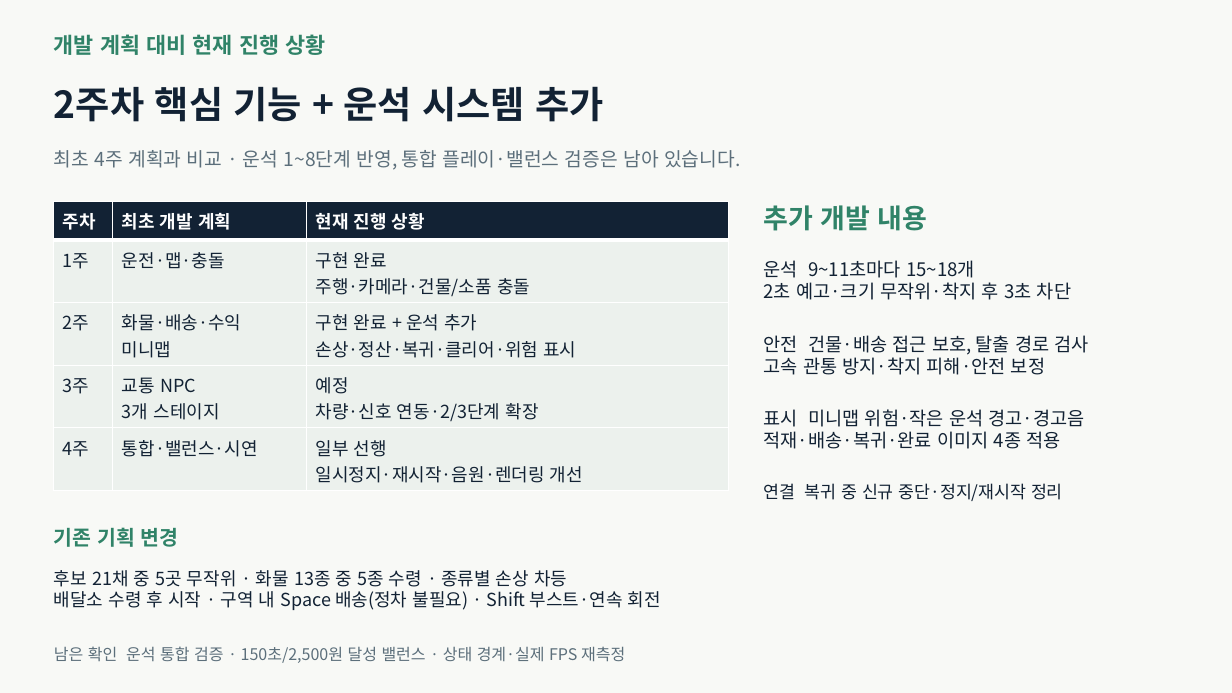
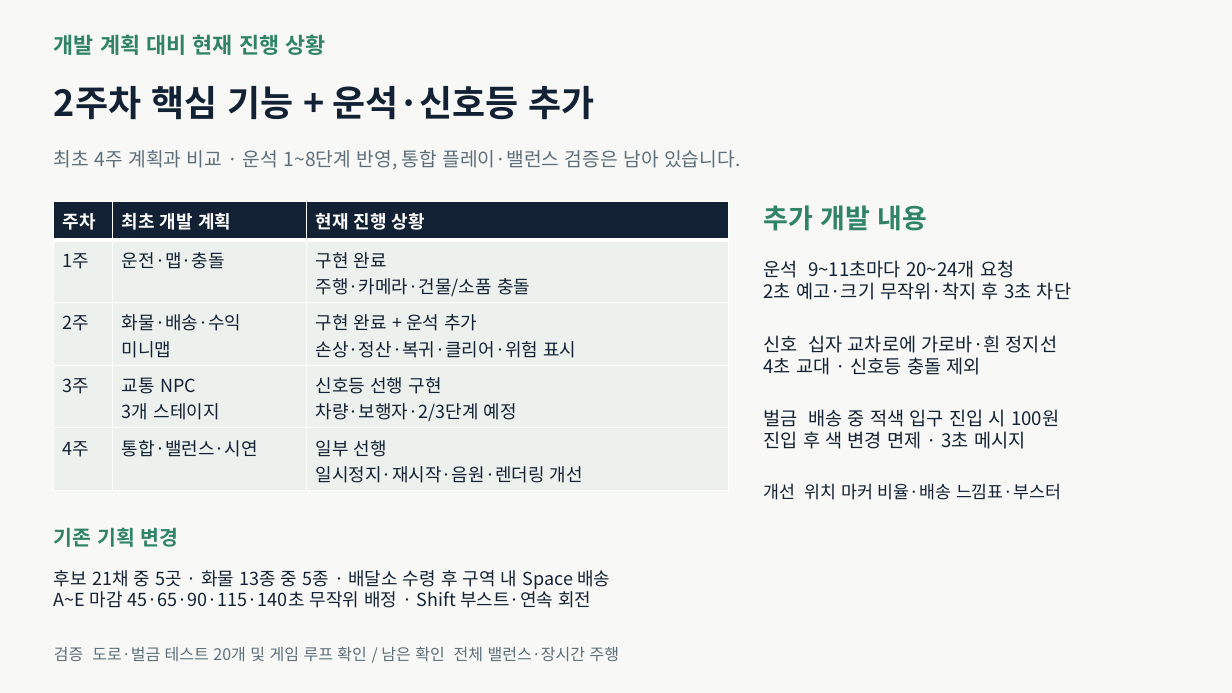
Before and after one commit to seo-spec/2Dgame-Delivery, a slide deck: slide 2 of data/docs/골목길_퀵배송_2주차_개발보고.pptx. Drawn at 1232x693 pixels with LibreOffice and Linux fonts; fonts in the diff are those of the drawing. Boxes give left, top, right and bottom in pixels: in the first picture for what was removed or moved away, otherwise in the second. Text is boxed around its words. In the diff, an @@ line names an element or a change of style, - is before the commit and + after.

Commit message:
정리: 기획서·2주차 보고서에 신호등과 벌금 및 최신 개발 내용 반영

```diff
--- a/data/docs/골목길_퀵배송_2주차_개발보고.pptx
+++ b/data/docs/골목길_퀵배송_2주차_개발보고.pptx
@@ text at [54, 86, 595, 120]: text changed; size 29 to 28 pt @@
-2주차 핵심 기능 + 운석 시스템 추가
+2주차 핵심 기능 + 운석·신호등 추가
@@ table at [54, 201, 729, 487] @@
-row 4, column 3: 예정 차량·신호 연동·2/3단계 확장
+row 4, column 3: 신호등 선행 구현 차량·보행자·2/3단계 예정
@@ text at [764, 260, 1071, 300]: text changed @@
-운석 9~11초마다 15~18개
-2초 예고·크기 무작위·착지 후 3초 차단
+운석 9~11초마다 20~24개 요청
+2초 예고·크기 무작위·착지 후 3초 차단
@@ text at [764, 335, 1057, 375]: text changed @@
-안전 건물·배송 접근 보호, 탈출 경로 검사
-고속 관통 방지·착지 피해·안전 보정
+신호 십자 교차로에 가로바·흰 정지선
+4초 교대 · 신호등 충돌 제외
@@ text at [764, 409, 1059, 449]: text changed @@
-표시 미니맵 위험·작은 운석 경고·경고음
-적재·배송·복귀·완료 이미지 4종 적용
+벌금 배송 중 적색 입구 진입 시 100원
+진입 후 색 변경 면제 · 3초 메시지
@@ text at [764, 483, 1061, 500]: text changed @@
-연결 복귀 중 신규 중단·정지/재시작 정리
+개선 위치 마커 비율·배송 느낌표·부스터
@@ text at [54, 570, 610, 608]: text changed @@
-후보 21채 중 5곳 무작위 · 화물 13종 중 5종 수령 · 종류별 손상 차등
-배달소 수령 후 시작 · 구역 내 Space 배송(정차 불필요) · Shift 부스트·연속 회전
+후보 21채 중 5곳 · 화물 13종 중 5종 · 배달소 수령 후 구역 내 Space 배송
+A~E 마감 45·65·90·115·140초 무작위 배정 · Shift 부스트·연속 회전
@@ text at [54, 646, 619, 662]: text changed @@
-남은 확인 운석 통합 검증 · 150초/2,500원 달성 밸런스 · 상태 경계·실제 FPS 재측정
+검증 도로·벌금 테스트 20개 및 게임 루프 확인 / 남은 확인 전체 밸런스·장시간 주행
```
Also in this commit, not shown: 1 other file.
